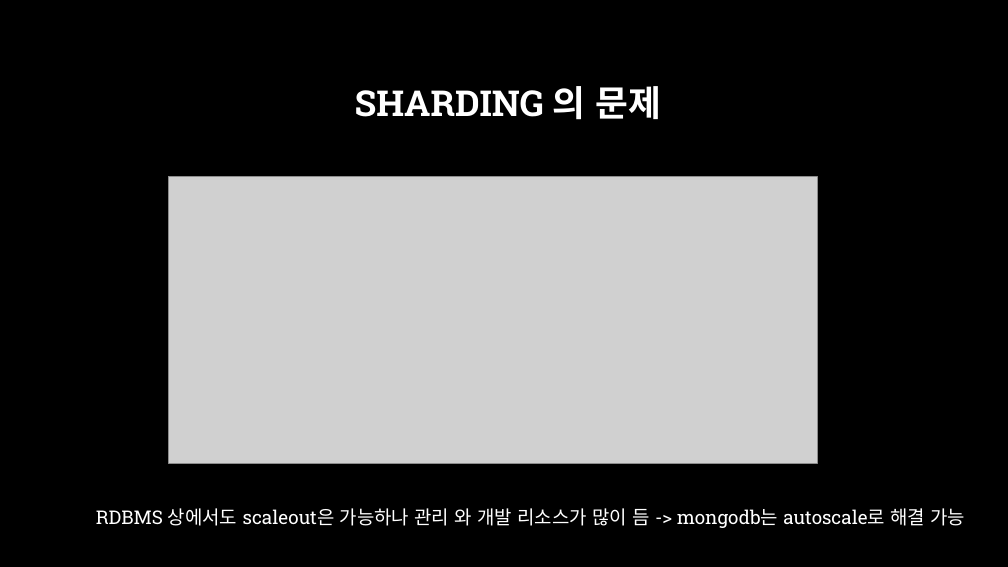
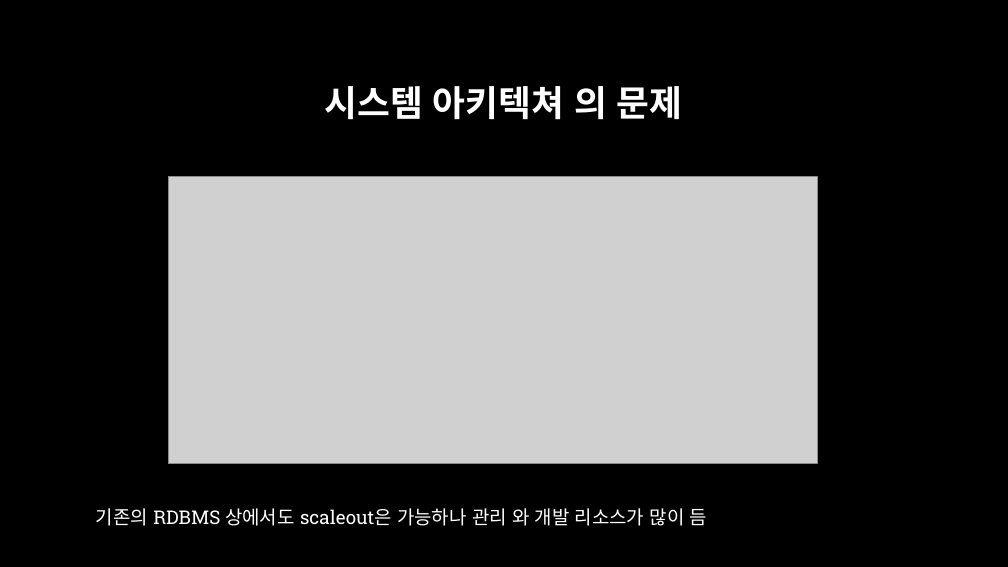
Before and after one commit to aliasgis/OSGEO, a slide deck: slide 8 of Mongodb 와 공간정보.pptx. Drawn at 1008x567 pixels with LibreOffice and Linux fonts; fonts in the diff are those of the drawing; grey boxes stand for pictures; background and template pictures are left out. Boxes give left, top, right and bottom in pixels: in the first picture for what was removed or moved away, otherwise in the second. Text is boxed around its words. In the diff, an @@ line names an element or a change of style, - is before the commit and + after.

```diff
--- a/Mongodb 와 공간정보.pptx
+++ b/Mongodb 와 공간정보.pptx
@@ title at bbox=[325, 86, 683, 120]: text changed @@
-SHARDING 의 문제
+시스템 아키텍쳐 의 문제
@@ text at bbox=[96, 508, 707, 526]: text changed @@
-RDBMS 상에서도 scaleout은 가능하나 관리 와 개발 리소스가 많이 듬 -> mongodb는 autoscale로 해결 가능
+기존의 RDBMS 상에서도 scaleout은 가능하나 관리 와 개발 리소스가 많이 듬
```
Also in this commit, not shown: 12 other slides changed, 14 slides added, 2 slides removed.
